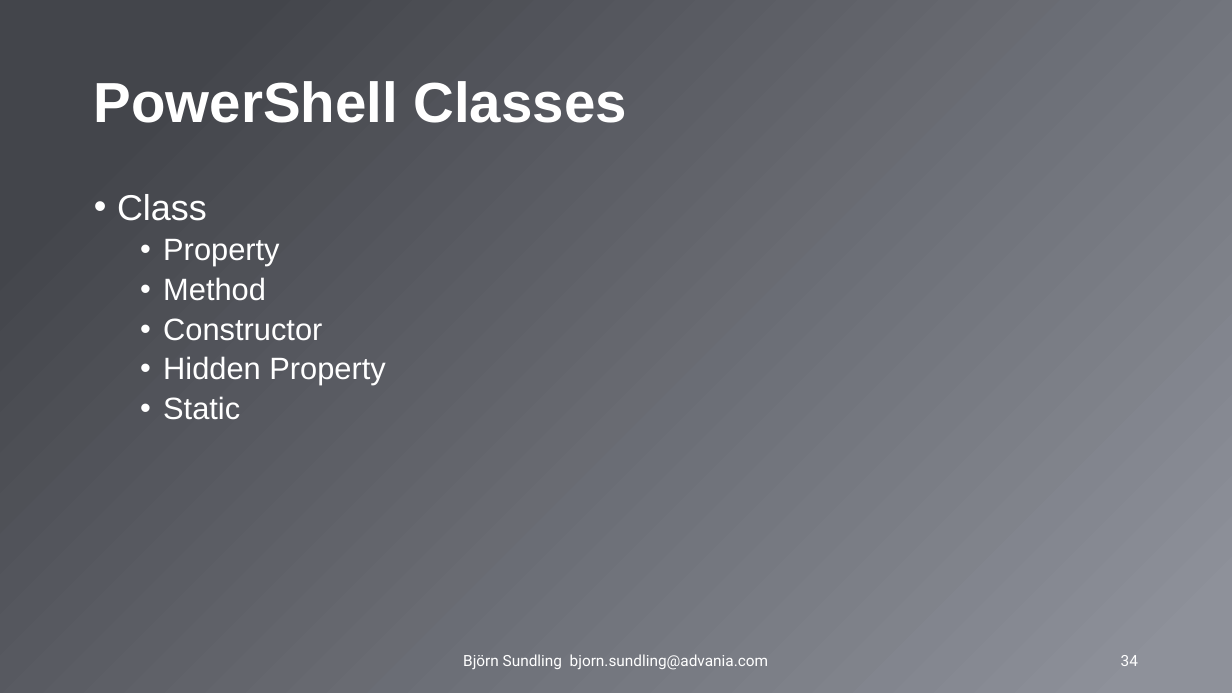
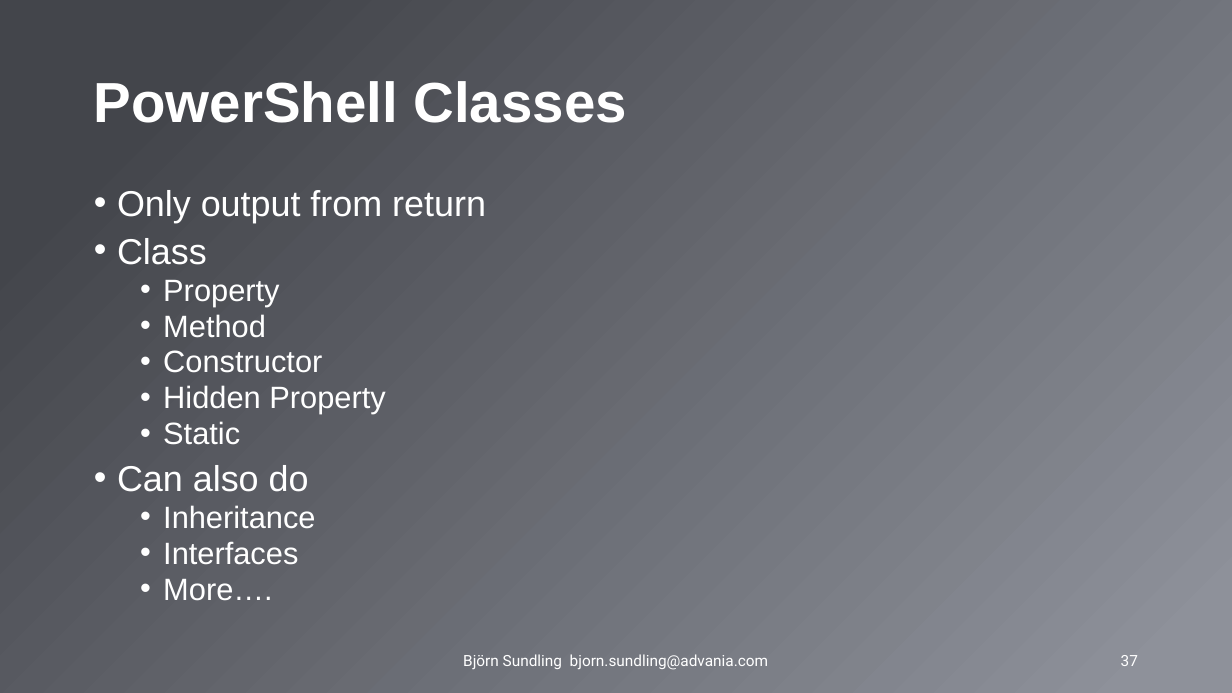
Before and after one commit to AdvaniaSE/PowerShellAdvancedFundamentals, a slide deck: slide 37 of PowerShell Advanced Fundamentals.pptx (slide 34 before the commit). Drawn at 1232x693 pixels with LibreOffice and Linux fonts; fonts in the diff are those of the drawing; background and template pictures are left out. Boxes give left, top, right and bottom in pixels: in the first picture for what was removed or moved away, otherwise in the second. Text is boxed around its words. In the diff, an @@ line names an element or a change of style, - is before the commit and + after.

```diff
--- a/PowerShell Advanced Fundamentals.pptx
+++ b/PowerShell Advanced Fundamentals.pptx
@@ text at [117,190,486,223]: paragraph added @@
+• Only output from return
@@ text at [117,238,385,445]: line spacing 0.9 to 0.8 @@
@@ text at [117,465,315,601]: paragraphs added @@
+• Can also do
+  • Inheritance
+  • Interfaces
+  • More….
@@ page number at [1121,655,1138,666]: text changed @@
-34
+37
```
Also in this commit, not shown: 9 other slides changed, 3 slides added.
